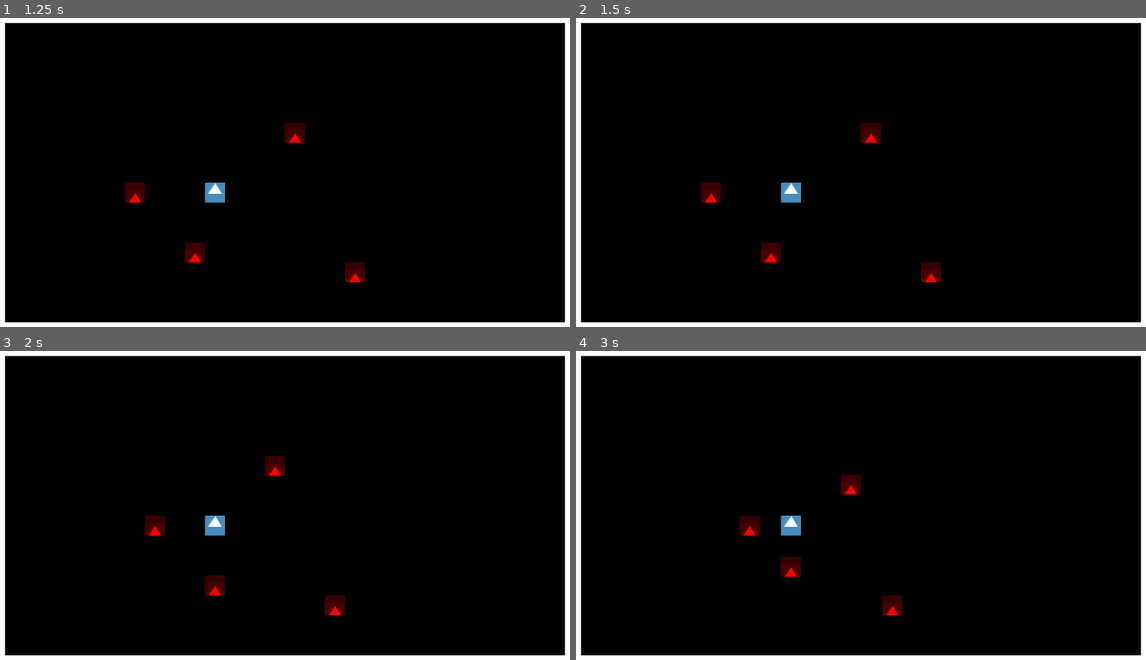
Above: before the commit, frames 1-4 (two rows, left to right).
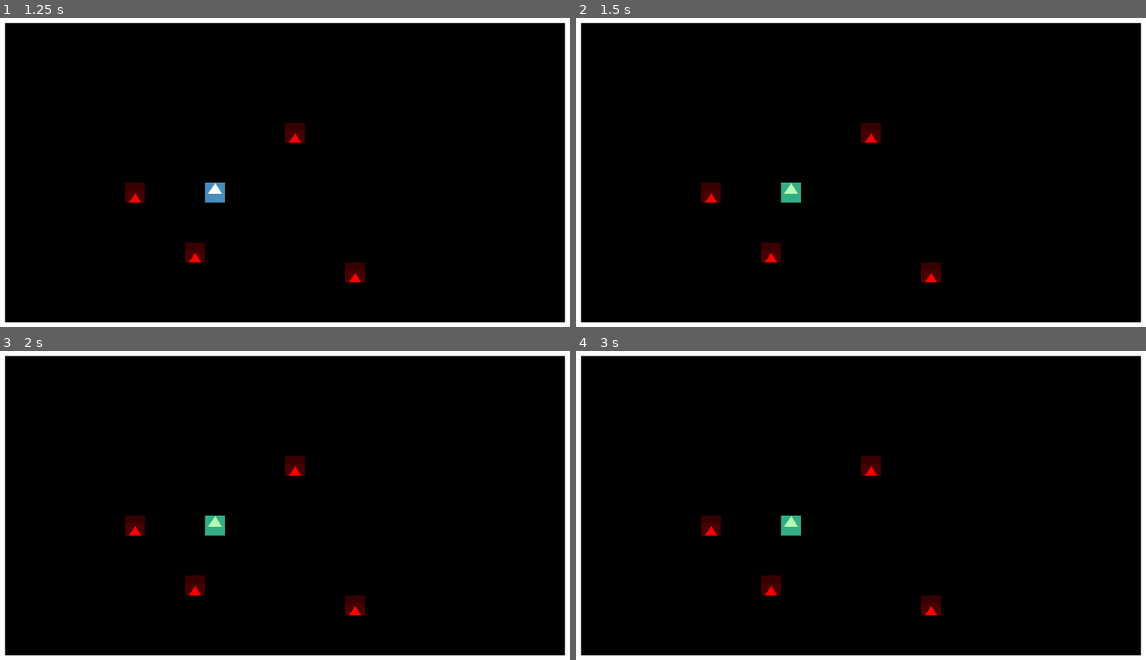
Above: after the commit, the same moments.

Repository: deengames-prototypes/roguelike-base
Game: Godot game, scene res://contexts/core/scenes/CoreGameScene.tscn
Two runs of this game, one before a commit and one after it. Both use one fixed random seed, a clock stepped at 60 frames per second and the inputs below. The engine's default icon, where the game draws it, is replaced by a stand-in: a white triangle on a blue panel in a dark square.
Inputs:
- Up to frame 1 (1.25 s): tap Enter (ui_accept) at 0.5, 0.77 s; tap F (fire_projectile, bound only after the commit) at 0.6 s
- Up to frame 2 (1.5 s): tap F (fire_projectile, bound only after the commit) at 1.35 s
- Up to frame 3 (2 s): tap Enter (ui_accept) at 1.52 s
- Up to frame 4 (3 s): tap F (fire_projectile, bound only after the commit) at 2.1, 2.85 s; tap Enter (ui_accept) at 2.75 s

Frame 1 is identical in both runs. In frame 2, 0.2% of the frame differs, in the area x 35-40%, y 53-60%; in frame 3, 2.1%; in frame 4, 2.1%, in the area x 21-65%, y 33-86%.

Commit message:
Preparation for aiming: we add the aimer.
Refactor player code to break out lots of little functions.

Diff:
--- a/source/contexts/core/scenes/entities/Player.gd
+++ b/source/contexts/core/scenes/entities/Player.gd
@@ -1,5 +1,7 @@
 class_name Player
 extends BaseEntity
+
+const Aimer = preload("res://contexts/core/scenes/ui/Aimer.tscn")
 
 var direction_vectors = {
 	"right": Vector2.RIGHT,
@@ -13,11 +15,15 @@
 # bow-range, or spell-range to spell-range, we're still hittable.
 var moving_to_tile:Vector2i
 
+var is_aiming:bool = false
+
+
 # TODO: GOES INTO DATA
 var health_left:int = 4
+var firing_range:int = 5 # 0 to disable
 
-func _unhandled_key_input(event: InputEvent) -> void:
-	if is_moving:
+func _unhandled_key_input(event:InputEvent) -> void:
+	if is_moving or is_aiming:
 		return
 
 	# Clear who is moving where this turn
@@ -26,26 +32,10 @@
 	if Input.is_action_just_pressed("ui_accept"):
 		pass_turn()
 
-	for direction in direction_vectors.keys():
-		var direction_vector:Vector2i = direction_vectors[direction]
-		if event.is_action_pressed("ui_%s" % direction):
-			if not can_move(direction_vector):
-				var whos_there = get_melee_target(direction_vector)
-				if whos_there != null:
-					# MELEE MELEE MELEEEEEEEEEEE
-					whos_there.hurt()
-					var tween = ActionTweener.attack(create_tween(), self, direction_vector)
-					await tween.finished
-					pass_turn()
-					break
+	if firing_range > 0 and Input.is_action_just_pressed("fire_projectile"):
+		handle_aim_and_fire()
 
-				# Blocked but not hittable/breakable, e.g. wall
-				continue
-
-			# First spot that's walkable
-			self.moving_to_tile = Vector2i(self.position / TILE_SIZE) + direction_vector
-			move(direction_vector)
-			break
+	handle_movement(event)
 
 func pass_turn():
 	move(Vector2.ZERO)
@@ -61,3 +51,39 @@
 	if self.health_left <= 0:
 		CoreEventBus.player_died.emit()
 		self.queue_free()
+
+func handle_movement(event: InputEvent) -> void:
+	for direction in direction_vectors.keys():
+		var direction_vector:Vector2i = direction_vectors[direction]
+		if event.is_action_pressed("ui_%s" % direction):
+			if not can_move(direction_vector):
+				var whos_there = get_melee_target(direction_vector)
+				if whos_there != null:
+					handle_melee(whos_there, direction_vector)
+					return
+
+				# Blocked but not hittable/breakable, e.g. wall
+				continue
+
+			# First spot that's walkable
+			self.moving_to_tile = Vector2i(self.position / TILE_SIZE) + direction_vector
+			move(direction_vector)
+			break
+
+func handle_aim_and_fire() -> void:
+	is_aiming = true
+	var aimer = Aimer.instantiate()
+	aimer.position = self.position
+
+	get_parent().add_child(aimer) # starts aiming automagically
+	var target = await aimer.picked_target
+
+	get_parent().remove_child(aimer)
+	print("returned %s" % target)
+	is_aiming = false
+
+func handle_melee(target:Monster, direction_vector:Vector2i) -> void:
+	target.hurt()
+	var tween = ActionTweener.attack(create_tween(), self, direction_vector)
+	await tween.finished
+	pass_turn()
--- /dev/null
+++ b/source/contexts/core/scenes/ui.tscn
@@ -0,0 +1,3 @@
+[gd_scene format=3 uid="uid://d0ed7fqw0xjyb"]
+
+[node name="Ui" type="Node2D"]
--- /dev/null
+++ b/source/contexts/core/scenes/ui/Aimer.gd
@@ -0,0 +1,6 @@
+extends Node2D
+
+signal picked_target(who)
+
+func _process(_delta: float) -> void:
+	pass
--- /dev/null
+++ b/source/contexts/core/scenes/ui/Aimer.tscn
@@ -0,0 +1,10 @@
+[gd_scene load_steps=2 format=3 uid="uid://b4y44s6p6luoh"]
+
+[ext_resource type="Script" path="res://contexts/core/scenes/ui/Aimer.gd" id="1_3w230"]
+
+[node name="Aimer" type="Node2D"]
+script = ExtResource("1_3w230")
+
+[node name="Polygon2D" type="Polygon2D" parent="."]
+color = Color(0, 1, 0, 0.294118)
+polygon = PackedVector2Array(0, 0, 32, 0, 32, 32, 0, 32)
--- a/source/project.godot
+++ b/source/project.godot
@@ -96,6 +96,12 @@
 , Object(InputEventJoypadMotion,"resource_local_to_scene":false,"resource_name":"","device":0,"axis":1,"axis_value":1.0,"script":null)
 ]
 }
+fire_projectile={
+"deadzone": 0.5,
+"events": [Object(InputEventKey,"resource_local_to_scene":false,"resource_name":"","device":0,"window_id":0,"alt_pressed":false,"shift_pressed":false,"ctrl_pressed":false,"meta_pressed":false,"pressed":false,"keycode":0,"physical_keycode":70,"key_label":0,"unicode":0,"location":0,"echo":false,"script":null)
+, Object(InputEventJoypadButton,"resource_local_to_scene":false,"resource_name":"","device":-1,"button_index":2,"pressure":0.0,"pressed":false,"script":null)
+]
+}
 
 [layer_names]
 
